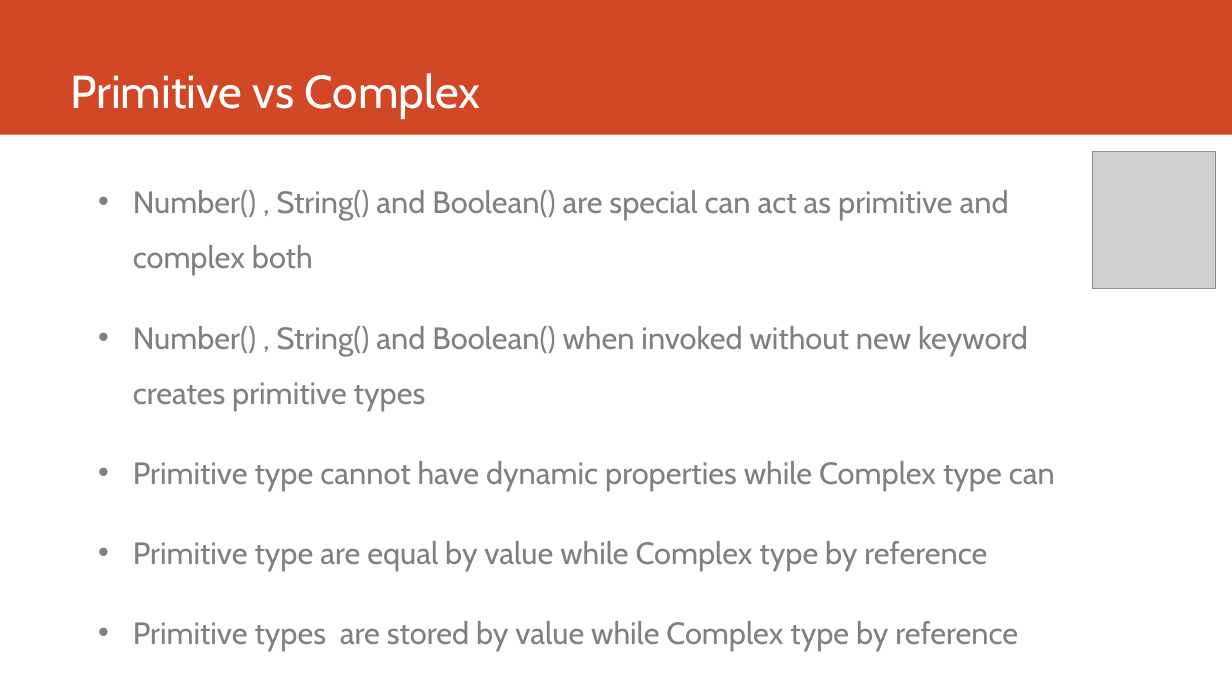
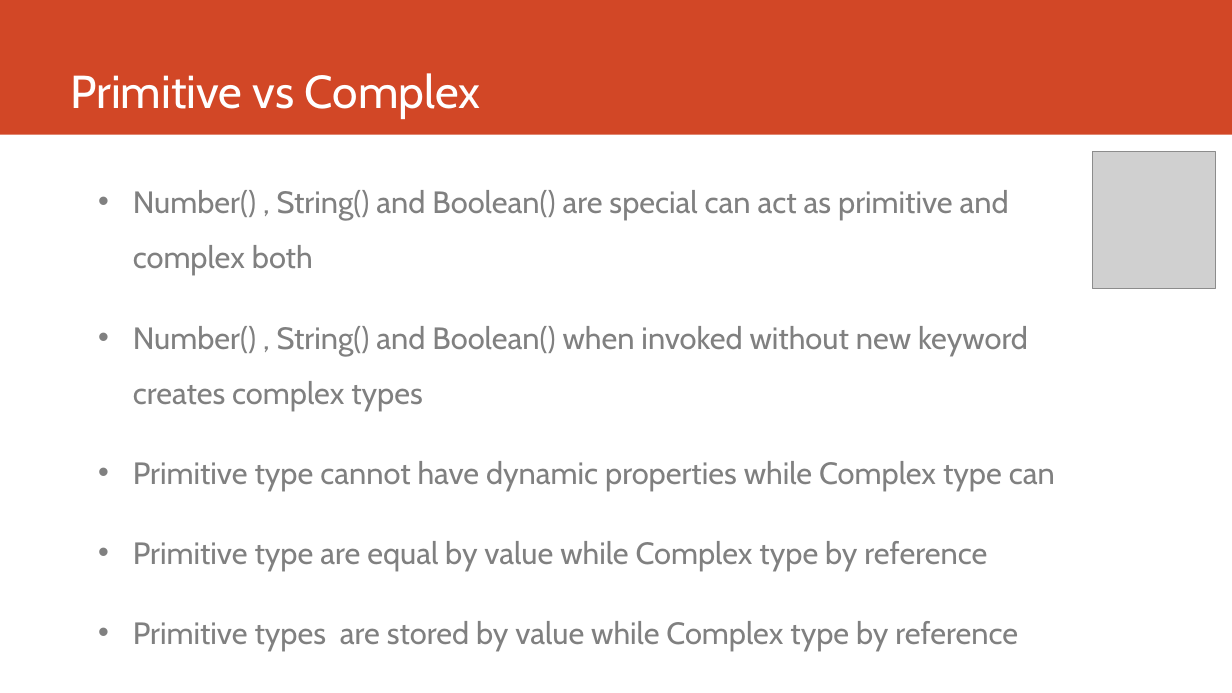
Before and after one commit to Vasu1990/JavaScript-Basics, a slide deck: slide 12 of Js In Nutshell.pptx. Drawn at 1232x693 pixels with LibreOffice and Linux fonts; fonts in the diff are those of the drawing; grey boxes stand for pictures. Boxes give left, top, right and bottom in pixels: in the first picture for what was removed or moved away, otherwise in the second. Text is boxed around its words. In the diff, an @@ line names an element or a change of style, - is before the commit and + after.

```diff
--- a/Js In Nutshell.pptx
+++ b/Js In Nutshell.pptx
@@ text at [133, 326, 1028, 411]: text changed @@
-• Number() , String() and Boolean() when invoked without new keyword creates primitive types
+• Number() , String() and Boolean() when invoked without new keyword creates complex types
```
Also in this commit, not shown: 2 other slides changed, 2 other files.
